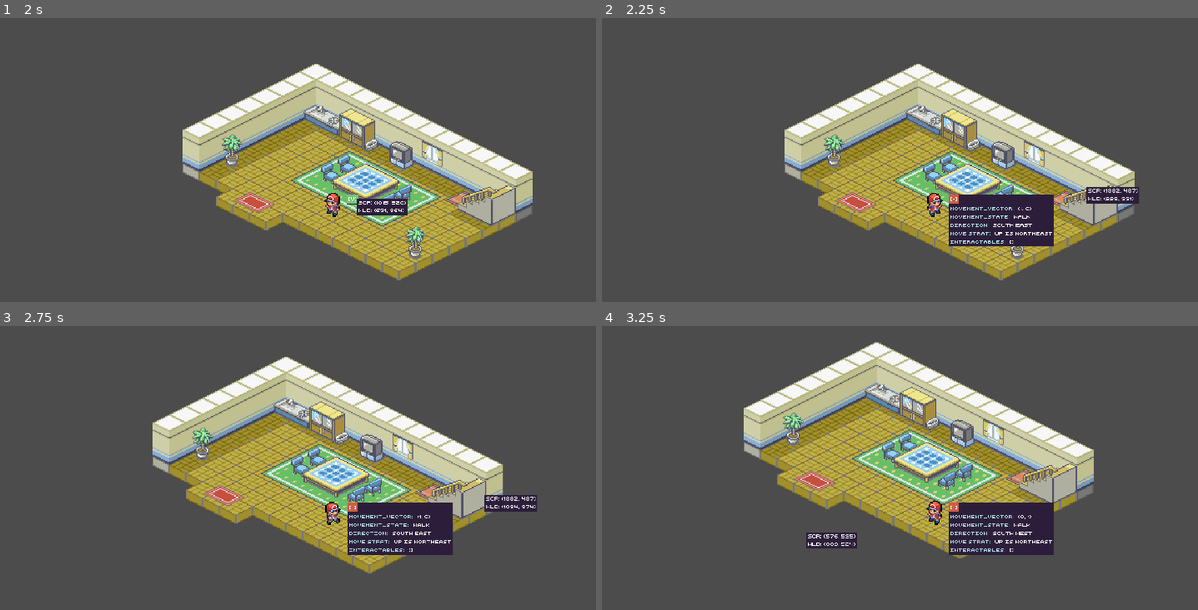
Above: before the commit, frames 1-4 (two rows, left to right).
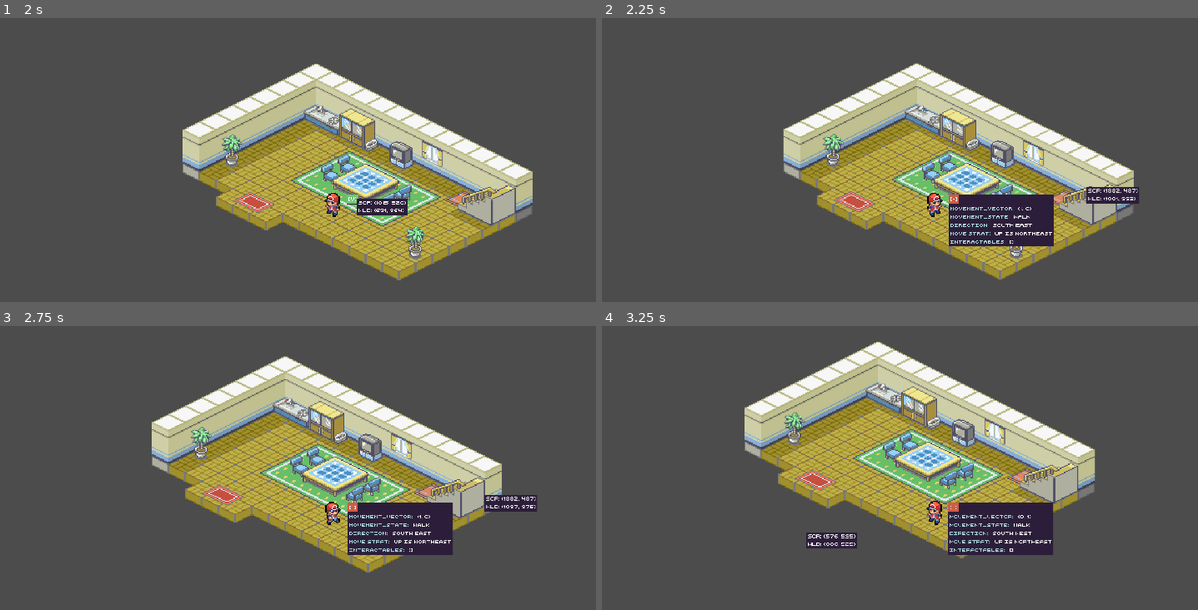
Above: after the commit, the same moments.

Repository: CoryParsnipson/godot-experiments
Game: Godot game, scene res://scenes/main/main.tscn
Same seed, same stepped clock (60 frames per second), same inputs: the game is played once before the commit and once after it.
Inputs (mouse positions are in pixels of both pictures, inside the frame that each line leads up to):
- Up to frame 1 (2 s): click "[v]" at 0.5 s; click "[-]" at 1.25 s
- Up to frame 2 (2.25 s): tap Enter at 2 s; move the mouse to (1078, 185) at 2.02 s; hold Right (right) from 2.03 s (still down); tap Z (accept) at 2.1 s
- Up to frame 3 (2.75 s): keep holding Right (right)
- Up to frame 4 (3.25 s): move the mouse to (798, 533) at 2.77 s; release Right (right) at 2.78 s; hold Down (down) from 2.78 s (still down); tap Z (accept) at 2.85 s

Frame 1 is identical in both runs. In frame 2, 7.7% of the frame differs, in the area x 30-90%, y 15-93%; in frame 3, 7.2%; in frame 4, 8.7%, in the area x 23-83%, y 5-82%.

Commit message:
Fix movement bug introduced with new TURN changes.
When transitioning from TURN to WALK state, sometimes with the right
timing, it is possible that we enter WALK state while the internal
_movement_vector variable is zero length. This was because we set the
state to WALK in the turn debounce method without setting the
destination and other necessary variables.

Not doing this causes the state machine to stall in an infinite loop
because the WALK state does not expect that _movement_vector to have
zero length.

Diff:
--- a/iso-test-pkmn/godot/scenes/mixins/movement/movement.gd
+++ b/iso-test-pkmn/godot/scenes/mixins/movement/movement.gd
@@ -129,6 +129,24 @@
 		lib_tilemap.snap_to_tilemap(_kinematic_body, _tilemap)
 
 
+func _emit_pre_movement_signal():
+	emit_signal("pre_move", self, _state)
+	_movement_against_wall_emitted = false
+
+
+func _emit_movement_signal():
+	if is_against_wall(_tilemap, _destination):
+		if not _movement_against_wall_emitted:
+			emit_signal("move", self, _state)
+			_movement_against_wall_emitted = true
+	else:
+		emit_signal("move", self, _state)
+
+
+func _emit_post_movement_signal():
+	emit_signal("post_move", self, _state)
+
+
 ## Handle movement events when turn_debounce_timer ends
 ##
 ## When the timer expires, the movement script needs to poll input again to
@@ -140,10 +158,18 @@
 	_is_turning = false
 
 	# check movement vector and decide if we need to react to anything
-	if _state.movement_vector == Vector2(0, 0):
+	if _state.movement_vector.length() == 0:
 		_state.movement_state = lib_movement.MoveState.STAND
 	else:
-		_state.movement_state = lib_movement.MoveState.WALK
+		var new_direction = get_new_direction(_state.movement_vector)
+		var curr_direction = get_direction()
+
+		if new_direction == curr_direction:
+			set_destination(_tilemap, _state.movement_vector)
+			_animations.play(lib_movement.get_animation_id(lib_movement.MoveState.WALK, get_direction()))
+			_state.movement_state = lib_movement.MoveState.WALK
+		elif new_direction != curr_direction:
+			_state.movement_state = lib_movement.MoveState.TURN
 
 
 func _on_ready():
@@ -155,24 +181,6 @@
 
 	# initialize animation
 	_animations.play(lib_movement.get_animation_id(lib_movement.MoveState.STAND, get_direction()))
-
-
-func _emit_pre_movement_signal():
-	emit_signal("pre_move", self, _state)
-	_movement_against_wall_emitted = false
-
-
-func _emit_movement_signal():
-	if is_against_wall(_tilemap, _destination):
-		if not _movement_against_wall_emitted:
-			emit_signal("move", self, _state)
-			_movement_against_wall_emitted = true
-	else:
-		emit_signal("move", self, _state)
-
-
-func _emit_post_movement_signal():
-	emit_signal("post_move", self, _state)
 
 
 func _on_physics_process(delta):
@@ -201,13 +209,18 @@
 		_state.movement_state = lib_movement.MoveState.WALK
 
 	elif _state.movement_state == lib_movement.MoveState.WALK:
+		if _movement_vector.length() == 0:
+			print("[WARNING] movement.physics_process: entered WALK state with zero length movement vector. This should not be possible.")
+			_state.movement_state = lib_movement.MoveState.STAND
+			return
+
 		# execute movement, ignore user input unless the movement finishes
 		var move_finished = move_to_tile(_tilemap, _movement_vector, _destination, delta)
 		if not move_finished:
 			return
 
 		# move is done and no keys pressed, so go back to standing
-		if _state.movement_vector == Vector2(0, 0):
+		if _state.movement_vector.length() == 0:
 			set_destination(_tilemap, Vector2(0, 0))
 			_animations.play(lib_movement.get_animation_id(lib_movement.MoveState.STAND, get_direction()))
 			_state.movement_state = lib_movement.MoveState.STAND
@@ -245,7 +258,7 @@
 		_is_turning = true
 		set_direction(new_direction)
 		_animations.play(lib_movement.get_animation_id(lib_movement.MoveState.WALK, get_direction()))
-		_turn_debounce_timer.start() # transitions to STAND state in _on_turn_debounce_timeout()
+		_turn_debounce_timer.start()
 
 	else:
 		print("[WARNING] (character._physics_process) character is in an invalid state")
